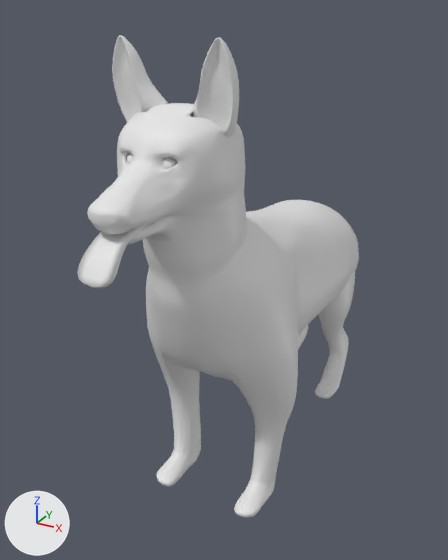
What one commit did to the Blender file German Shepherd Dog.blend.
Before and after are seen from a 50 mm camera at (4.36, -7.63, 7.94) aimed at (-0.47, 1.16, 3.55). Arrows for +X, +Y and +Z are at lower left; the lights stay in place.

The first picture shows 'Back Legs_Left.001', 'Dog', 'Tongue', 'eYE'.
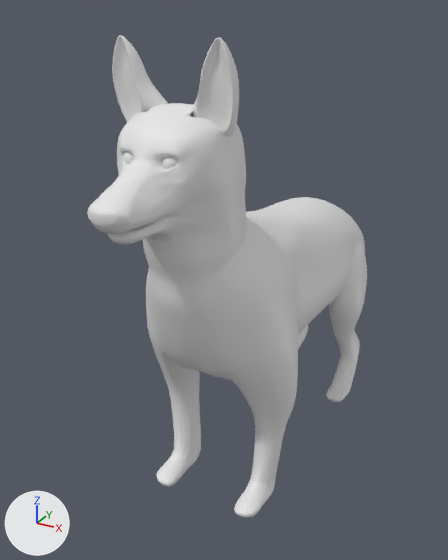
Commit message: Starting the back legs

Changed parts and their boxes (x1, y1, x2, y2) in the pictures (448 x 560 px):
'Dog', reshaped
    before: (87, 35, 359, 517)
    after: (87, 35, 365, 517)
'Back Legs_Left.001', moved
    before: (315, 272, 355, 399)
    after: (326, 243, 367, 402)
'Tongue', hidden
    before: (77, 223, 150, 288)
'eYE', reshaped
    before: (127, 153, 177, 169)
    after: (123, 152, 178, 169)
part 1 of me_plane_001, cut back
    before: (117, 103, 250, 244)
    after: (118, 103, 250, 244)
part 2 of me_plane_001, built on
    before: (306, 200, 359, 278)
    after: (292, 197, 365, 254)

What changed in the scene script:
```text
Change me_plane_001:
    used by ob_dog; location = (-0.03, -2.49, 5.59); rotation_euler = (1.571, 0.0, 3.142), in degrees (90, 0, 180); scale = (0.173, 0.158, 0.158)
    remove me_plane_001.from_pydata(...)  # 608 vertices, 554 faces; spans x -7.8..0.0, y -35.6..13.2, z -0.4..43.9
    add me_plane_001.from_pydata(...)  # 618 vertices, 563 faces; spans x -7.8..0.0, y -35.6..13.2, z -0.4..47.4
    me_plane_001 part 1
    3 vertices are removed from x -1.2..0.0, y 7.4..7.7, z 12.5..13.4
    5 faces are deleted
    9 vertices in x -4.4..-1.5, y 0.0..3.9, z 5.4..14.3 move by (-0.1, 0.0, 0.0)
    7 vertices in x 0.0, y 0.2..6.4, z 14.4..17.3 move by (0.0, 0.0, 0.1)
    4 vertices in x -4.3..-3.7, y 0.3..5.1, z 11.6..14.6 move by (-0.1, 0.0, 0.1)
    3 vertices in x -1.6..-1.4, y -3.3..6.4, z 14.1..18.0 move by (0.3, 0.0, 0.1)
    41 vertices move from x -4.4..0.0, y -3.0..7.6, z 5.3..17.8 to x -4.5..0.0, y -2.9..7.7, z 5.3..17.9
    1 vertex is added at (0.0, 7.7, 12.0)
    3 new faces join them
    me_plane_001 part 2
    12 vertices are removed from x -5.9..0.0, y -23.1..-8.5, z 42.4..43.9
    11 faces are deleted
    19 vertices are added at x -5.9..0.0, y -24.0..-7.7, z 42.4..47.4
    5 new vertices lie (0.1, -1.6, 3.5) away from vertices in x -5.9..-1.1, y -18.0..-7.9, z 42.4..43.8
    22 new faces join them
Change ob_back_legs_left_001:
    ob_back_legs_left_001.location: (0.41, 4.23, -0.08) -> (0.68, 4.23, -0.08)
Change ob_tongue:
    ob_tongue.location: (0.0, -2.42, 5.62) -> (-0.02, -2.42, 5.62)
    add ob_tongue.hide_set(True)
```
